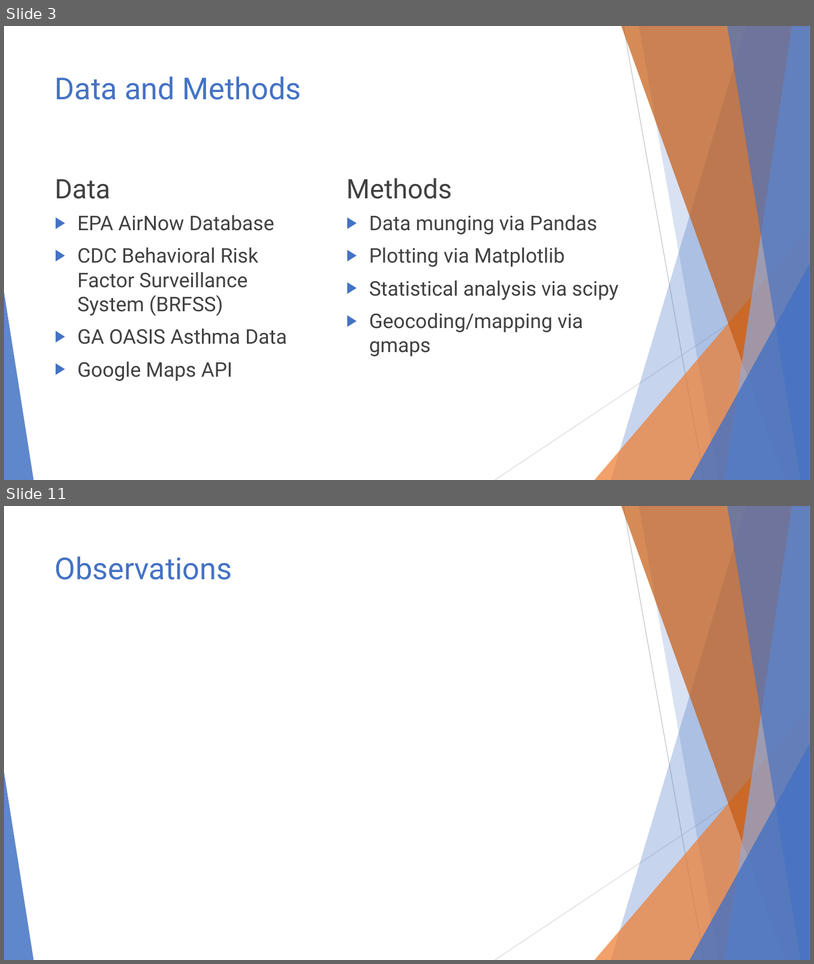
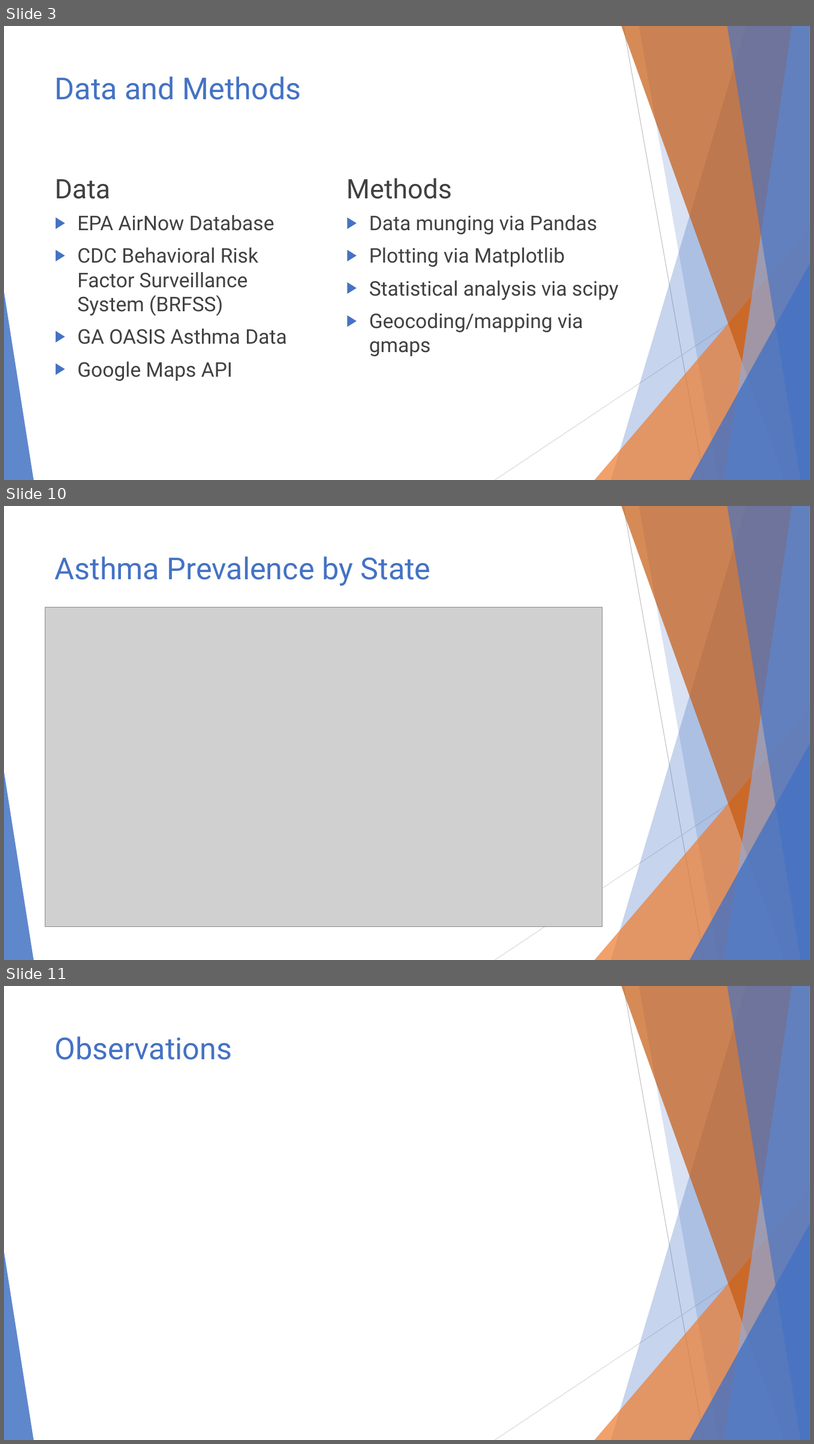
Before and after one commit to ghteds/healthproject, a slide deck: AdditionalResources/Air Quality and Asthma.pptx. Shown one above the other, each under a label of ours: slides 3 and 11 before the commit, slides 3, 10 and 11 after it; the slides between them are not shown. The pictures are 814x964 and 814x1444 pixels, drawn with LibreOffice and Linux fonts; fonts in the diff are those of the drawing; grey boxes stand for pictures. Boxes give left, top, right and bottom in pixels: in the first picture for what was removed or moved away, otherwise in the second. Text is boxed around its words. In the diff, an @@ line names an element or a change of style, - is before the commit and + after.

```diff
--- a/AdditionalResources/Air Quality and Asthma.pptx
+++ b/AdditionalResources/Air Quality and Asthma.pptx
@@ slide 10 added at [4,506,810,960], background #FFFFFF; not listed: 10 template elements that a slide beside it also shows @@
@@ title added at [55,556,431,586], 36 pt, text #4472C4 @@
+Asthma Prevalence by State
@@ picture added at [45,607,603,927] @@
```
Also in this commit, not shown: 5 slides changed, 1 other slide added, 2 slides removed.
